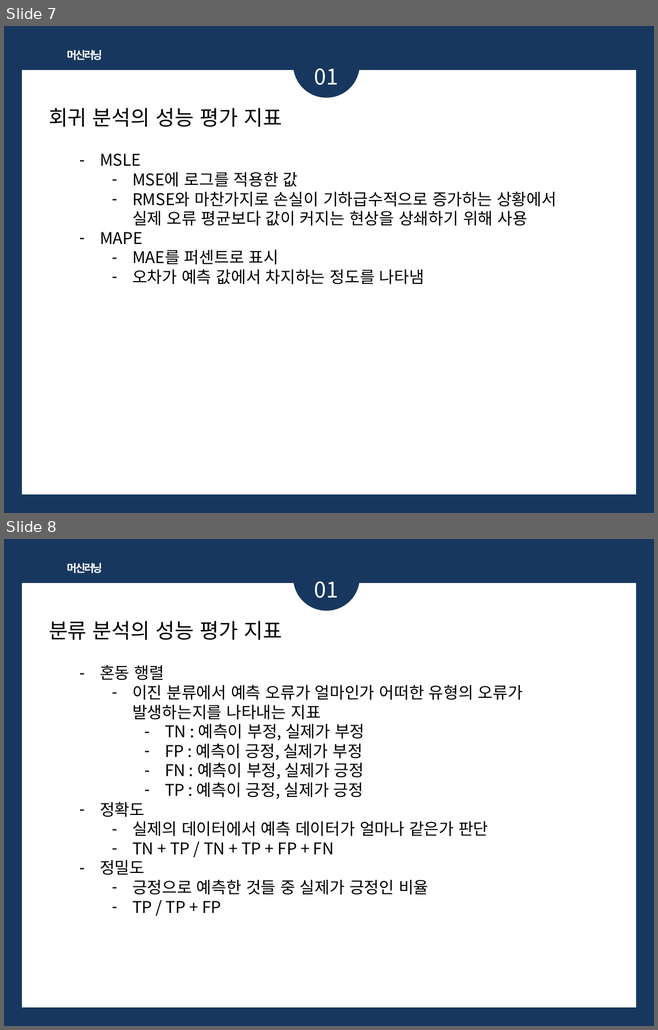
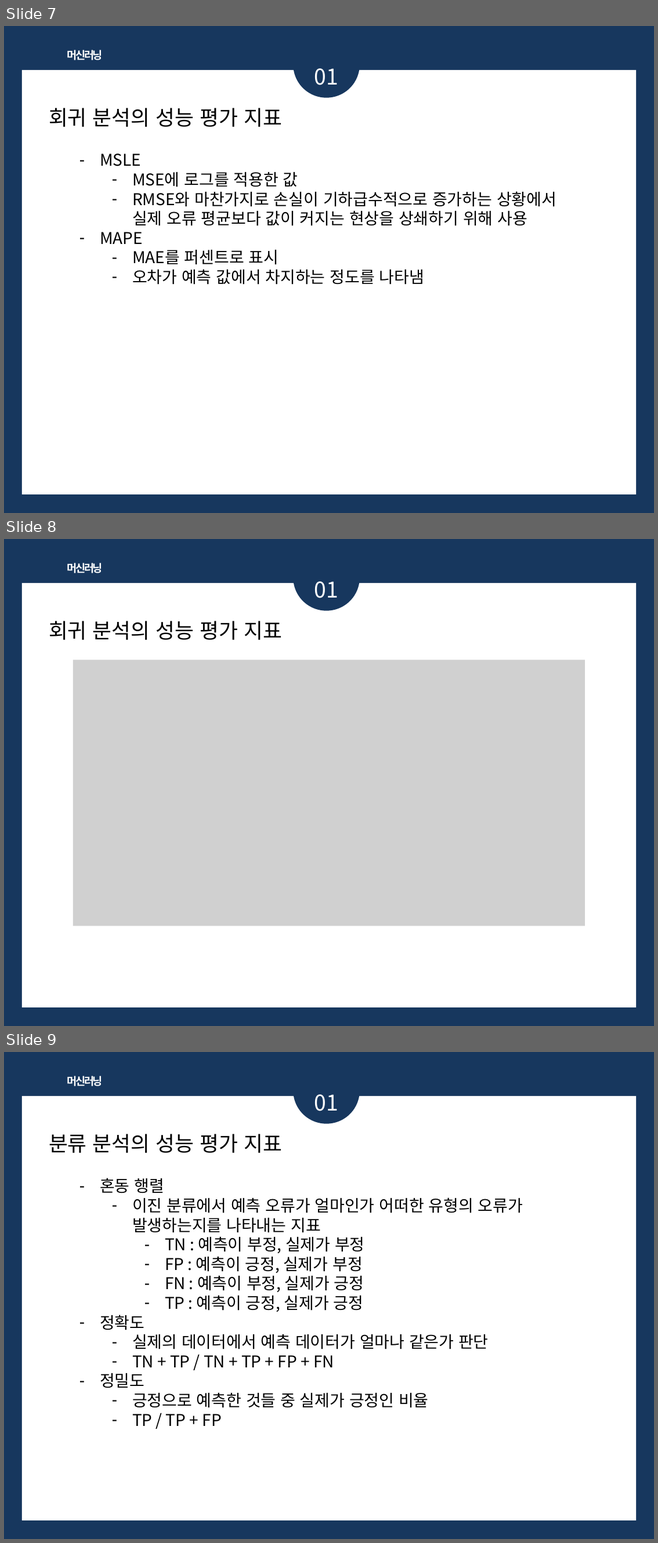
Before and after one commit to bsmoon-86/multicam_2025, a slide deck: PPT/머신러닝.pptx. Shown one above the other, each under a label of ours: slides 7 and 8 before the commit, slides 7, 8 and 9 after it. The pictures are 658x1030 and 658x1543 pixels, drawn with LibreOffice and Linux fonts; fonts in the diff are those of the drawing; grey boxes stand for pictures. Boxes give left, top, right and bottom in pixels: in the first picture for what was removed or moved away, otherwise in the second. Text is boxed around its words. In the diff, an @@ line names an element or a change of style, - is before the commit and + after.

```diff
--- a/PPT/머신러닝.pptx
+++ b/PPT/머신러닝.pptx
@@ slide 8 added at box(4, 539, 654, 1026), background #17375E; not listed: 1 template element that a slide beside it also shows @@
@@ ellipse added at box(293, 544, 360, 610), fill #17375E @@
@@ text added at box(67, 563, 103, 573), 12 pt, text #FFFFFF, bold @@
+머신러닝
@@ text added at box(314, 581, 338, 598), 24 pt, text #FFFFFF @@
+01
@@ text added at box(49, 621, 282, 640), 23 pt, text #000000 @@
+회귀 분석의 성능 평가 지표
@@ picture added at box(73, 660, 584, 926) @@
@@ what was slide 8 is now slide 9 @@
```
Also in this commit, not shown: 6 slides changed, 3 other slides added, 10 other files.
